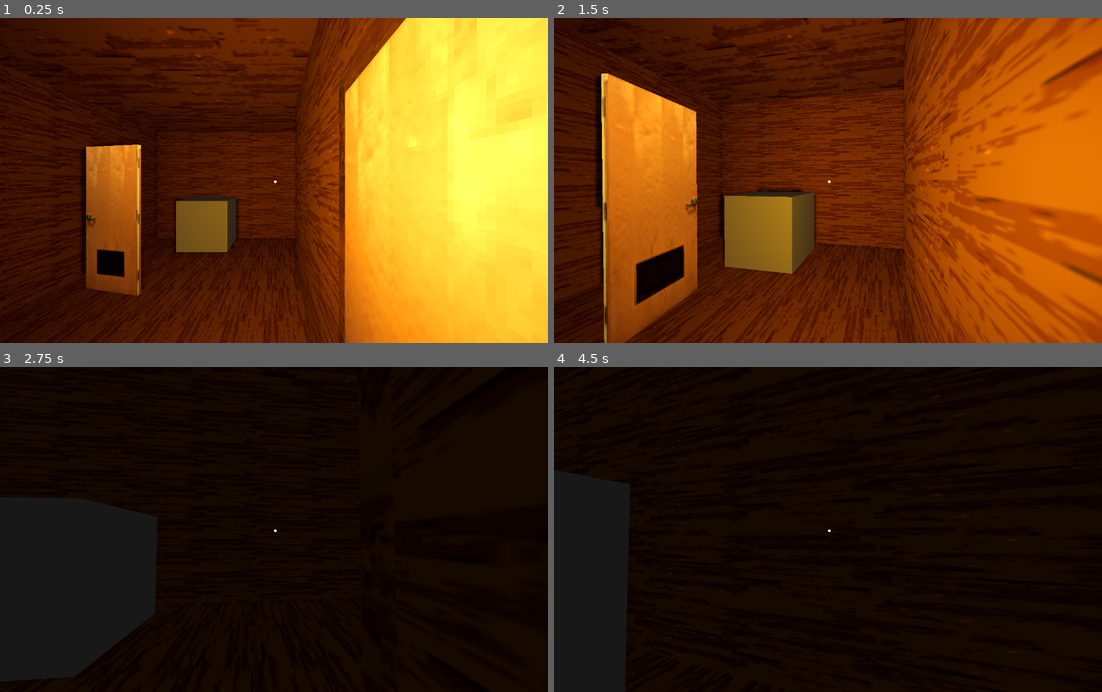
Above: before the commit, frames 1-4 (two rows, left to right).
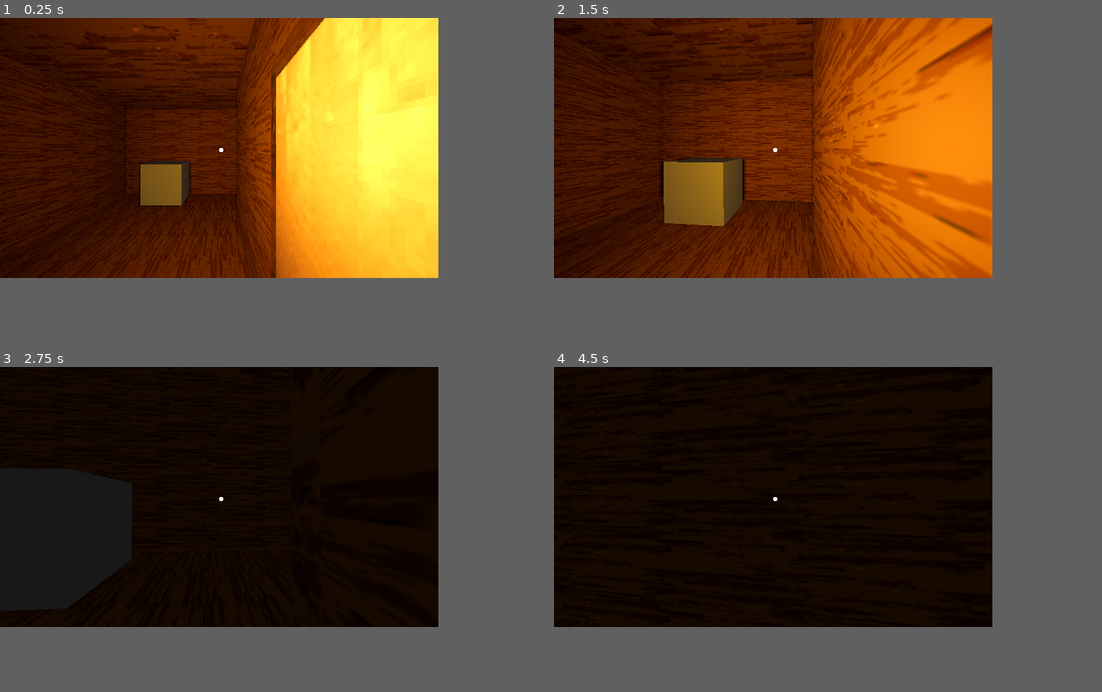
Above: after the commit, the same moments.

Repository: josecarlosn/lowpoly
Game: Godot game, scene res://Scenes/home_sweet_home/home_sweet_home.tscn
Two runs of this game, one before a commit and one after it. Both use one fixed random seed, a clock stepped at 60 frames per second and the inputs below.
Inputs (mouse positions are in pixels of both pictures, inside the frame that each line leads up to):
- Up to frame 1 (0.25 s): no input
- Up to frame 2 (1.5 s): tap Enter (ui_accept) at 0.5 s; move the mouse to (855, 180) at 0.52 s; hold W (ui_up) from 0.53 s (still down); tap E (use) at 0.6 s; click (855, 180) at 0.67 s; tap Space (jump) at 0.77 s; move the mouse to (800, 180) at 1.27 s; tap Ctrl (crouch) at 1.35 s; click (800, 180) at 1.42 s
- Up to frame 3 (2.75 s): keep holding W (ui_up); tap Space (jump) at 1.52 s; tap E (use) at 1.55, 2.3 s; move the mouse to (284, 523) at 2.02 s; tap F (lamp) at 2.1 s; click (284, 523) at 2.17 s
- Up to frame 4 (4.5 s): keep holding W (ui_up); move the mouse to (822, 536) at 2.77 s; click (822, 536) at 2.85 s; tap Space (jump) at 3.02, 3.77 s; tap E (use) at 3.05, 3.8 s; move the mouse to (866, 532) at 3.52 s; right-click (866, 532) at 3.6 s; click (866, 532) at 3.67 s; move the mouse to (784, 526) at 4.27 s; tap Shift (sprint) at 4.35 s; click (784, 526) at 4.42 s
In our replay, the window is 800x475 before the commit and 640x380 after it. These sizes can differ from the game's own. Grey fills any space a smaller window leaves; there, only what the larger window draws over its background counts as a difference.

The runs differ from the first frame. In frame 1, 54% of the frame differs, in the area x 0-100%, y 0-100%; in frame 2, 72%; in frame 3, less than 0.1%; in frame 4, less than 0.1%.

Commit message:
fix: door's collision and organization of layers and masks

Diff:
--- a/Entities/Player/character_body_3d.gd
+++ b/Entities/Player/character_body_3d.gd
@@ -1,7 +1,7 @@
 extends CharacterBody3D
 class_name Player
 
-const FORCA_EMPURRAO = 10.0
+const FORCA_EMPURRAO = 7.5
 
 @export_category("Player Settings")
 @export var SPRINT_SPEED := 4
@@ -111,8 +111,11 @@
 
 func play_step_sounds():
 	if floor_type_ray.is_colliding():
+		print("Chão")
 		var floor = floor_type_ray.get_collider()
+
 		if floor.is_in_group("wood_floor"):
+
 			wood_step.play()
 
 func handle_push():
--- a/Entities/Player/interaction/InteractableScripts/door_interaction_component.gd
+++ b/Entities/Player/interaction/InteractableScripts/door_interaction_component.gd
@@ -19,7 +19,7 @@
 @export var locked_door_sound: AudioStreamPlayer3D
 
 @export_category("Door Settings")
-@export var auto_close: bool = true
+@export var auto_close: bool = false
 ##Define quão rápido a porta volta para sua posição de origem
 @export var spring_stiffness: float = 1.0
 ##Controla a resistência e o balanço do movimento da porta.
@@ -28,6 +28,7 @@
 @export var rest_angle: float = 0.0  # em graus
 
 @export var FORCA_ABERTURA: float = 3.0
+var auto_close_distance: float = 0.6
 var can_interact: bool = true
 var is_interacting: bool = false
 var player_hand: Marker3D
@@ -38,6 +39,7 @@
 		if rigid_body_door:
 			rigid_body_door.freeze = true
 func _physics_process(_delta: float) -> void:
+
 	if auto_close:
 		_auto_close()
 
@@ -67,12 +69,22 @@
 		var rigid_body_door: RigidBody3D = door_ref as RigidBody3D
 		rigid_body_door.freeze = true
 		rigid_body_door.freeze_mode = RigidBody3D.FREEZE_MODE_STATIC
+
+
 func _auto_close():
 	var rigid_body_door: RigidBody3D = door_ref as RigidBody3D
-
 	if not rigid_body_door or rigid_body_door.freeze:
 		return
-	var angle = rigid_body_door.rotation.y
+
+	var player_pos = Global.player.global_transform.origin
+	var door_pos = rigid_body_door.global_transform.origin
+
+	var door_pos_flat = Vector2(door_pos.x, door_pos.z)
+	var player_pos_flat = Vector2(player_pos.x, player_pos.z)
+	if door_pos_flat.distance_to(player_pos_flat) < auto_close_distance:
+		return
+
+	var angle = rigid_body_door.global_rotation.y
 	var vel = rigid_body_door.angular_velocity.y
 	var target = deg_to_rad(rest_angle)
 	var torque = (-(angle - target) * spring_stiffness) - (vel * spring_damping)
--- a/Entities/Player/player.tscn
+++ b/Entities/Player/player.tscn
@@ -217,7 +217,8 @@
 
 [node name="Player" type="CharacterBody3D" unique_id=418249368 groups=["player"]]
 collision_layer = 2
-collision_mask = 2561
+collision_mask = 27
+floor_block_on_wall = false
 script = ExtResource("1_dqkch")
 CROUCH_ANIMATION_SPEED = 1.5
 
@@ -232,7 +233,7 @@
 unique_name_in_owner = true
 transform = Transform3D(-1, 0, -1.509958e-07, 0, 1, 0, 1.509958e-07, 0, -1, 0, 0, 0)
 target_position = Vector3(0, 0, 1.5)
-collision_mask = 2049
+collision_mask = 24
 
 [node name="Crosshair" type="Control" parent="head/Camera3D/interactRay" unique_id=740255568]
 layout_mode = 3
@@ -361,7 +362,7 @@
 bus = &"Steps"
 
 [node name="FloorTypeRay" type="RayCast3D" parent="." unique_id=2126515346]
-transform = Transform3D(1, 0, 0, 0, 1, 0, 0, 0, 1, 0, 1.100776, 0)
+transform = Transform3D(1, 0, 0, 0, 1, 0, 0, 0, 1, 0, 0.9, 0)
 
 [node name="InventoryController" parent="." unique_id=889977702 instance=ExtResource("19_0poeq")]
 
--- a/Entities/Player/player_move.gd
+++ b/Entities/Player/player_move.gd
@@ -51,4 +51,5 @@
 		var target := _last_direction * player.SPEED * _speed_factor
 		player.velocity.x = target.x
 		player.velocity.z = target.z
+		player.handle_push()
 		player.move_and_slide()
--- a/Scenes/home_sweet_home/home.tscn
+++ b/Scenes/home_sweet_home/home.tscn
@@ -409,7 +409,7 @@
 mesh = SubResource("ArrayMesh_be0yy")
 skeleton = NodePath("")
 
-[node name="Floor" type="MeshInstance3D" parent="." unique_id=281326350]
+[node name="Floor" type="MeshInstance3D" parent="." unique_id=281326350 groups=["wood_floor"]]
 transform = Transform3D(0, -0.39999998, 0, 0.07, 0, 0, 0, 0, 1.2312044, 0.09830928, 0.22648406, 3.0787773)
 material_override = SubResource("StandardMaterial3D_4cavm")
 mesh = SubResource("ArrayMesh_o78k0")
@@ -486,57 +486,17 @@
 [node name="CollisionShape3D" type="CollisionShape3D" parent="IndoorWall/StaticBody3D" unique_id=1469508842]
 shape = SubResource("ConcavePolygonShape3D_tcglw")
 
-[node name="RoomDoor2" type="RigidBody3D" parent="." unique_id=1386055150]
-transform = Transform3D(-1, 0, 8.742278e-08, 0, 1, 0, -8.742278e-08, 0, -1, -2.615573, 1.32148, 1.6335676)
-rotation_edit_mode = 2
-collision_layer = 2048
-collision_mask = 514
-contact_monitor = true
-max_contacts_reported = 1
-angular_damp = 10.14
-
-[node name="InteractionComponent" parent="RoomDoor2" unique_id=881712920 node_paths=PackedStringArray("door_ref") instance=ExtResource("3_5a8rm")]
-door_ref = NodePath("..")
-hover_label = "passei o mouse"
-unlocked_label = "abrindo"
-locked_door_label = "locked"
-rest_angle = -90.0
-
-[node name="Door" type="MeshInstance3D" parent="RoomDoor2" unique_id=449788116]
-transform = Transform3D(0.8975928, 0, 5.5879354e-09, 0, 0.92336863, 0, -5.015689e-09, 0, 1.0000007, -0.24635339, 0.015917778, 0.23157755)
-mesh = SubResource("ArrayMesh_0tye3")
-skeleton = NodePath("../../RoomDoor2")
-
-[node name="CollisionShape3D" type="CollisionShape3D" parent="RoomDoor2" unique_id=1385132853]
-transform = Transform3D(1, 0, 5.5879354e-09, 0, 1, 0, -5.5879354e-09, 0, 1, 0.15745592, -0.032530665, 0.20614737)
-shape = SubResource("BoxShape3D_0d0ft")
-debug_color = Color(0.93065643, 0.033490337, 0.64016426, 1)
-
-[node name="AudioStreamPlayer3D" type="AudioStreamPlayer3D" parent="RoomDoor2" unique_id=569245811]
-stream = SubResource("AudioStreamRandomizer_0d0ft")
-volume_db = 17.778
-panning_strength = 2.0
-bus = &"Steps"
-
-[node name="HingeJoint3D" type="HingeJoint3D" parent="RoomDoor2" unique_id=1969735551]
-transform = Transform3D(1, -4.3711385e-08, -1.9106853e-15, 0, -4.371139e-08, 1, -4.3711385e-08, -1, -4.371139e-08, -0.27981424, 0, 0.16182983)
-node_a = NodePath("../../RoomDoor2")
-angular_limit/enable = true
-angular_limit/upper = 2.0943952
-angular_limit/lower = -1.3962634
-
 [node name="RoomDoor" type="RigidBody3D" parent="." unique_id=1665906376]
 transform = Transform3D(-4.371139e-08, 0, -1, 0, 1, 0, 1, 0, -4.371139e-08, -0.080697656, 1.3082932, 3.2694252)
 rotation_edit_mode = 2
-collision_layer = 2048
-collision_mask = 514
+collision_layer = 16
+collision_mask = 6
 contact_monitor = true
-max_contacts_reported = 1
+max_contacts_reported = 2
 angular_damp = 10.14
 
 [node name="InteractionComponent" parent="RoomDoor" unique_id=241331543 node_paths=PackedStringArray("door_ref") instance=ExtResource("3_5a8rm")]
 door_ref = NodePath("..")
-is_locked = true
 hover_label = "porta 2"
 unlocked_label = "abrindo porta 2"
 locked_door_label = "locked 2"
--- a/Scenes/home_sweet_home/home_sweet_home.tscn
+++ b/Scenes/home_sweet_home/home_sweet_home.tscn
@@ -224,7 +224,6 @@
 transform = Transform3D(1, 0, 0, 0, 1, 0, 0, 0, 1, -15.681278, 1.1680648, 1.1125809)
 collision_layer = 2048
 collision_mask = 2049
-continuous_cd = true
 
 [node name="CollisionShape3D" type="CollisionShape3D" parent="RigidBody3D2" unique_id=1888526968]
 shape = SubResource("BoxShape3D_p4gms")
--- a/default_bus_layout.tres
+++ b/default_bus_layout.tres
@@ -23,7 +23,7 @@
 bus/1/solo = false
 bus/1/mute = false
 bus/1/bypass_fx = false
-bus/1/volume_db = 6.0199986
+bus/1/volume_db = -8.009033
 bus/1/send = &"Master"
 bus/1/effect/0/effect = SubResource("AudioEffectReverb_j3pel")
 bus/1/effect/0/enabled = true
--- a/project.godot
+++ b/project.godot
@@ -29,9 +29,8 @@
 
 [display]
 
-window/size/viewport_width=1280
-window/size/viewport_height=760
-window/size/mode=3
+window/size/viewport_width=640
+window/size/viewport_height=380
 window/size/initial_position_type=3
 window/size/resizable=false
 window/size/borderless=true
@@ -138,6 +137,14 @@
 
 sensors/enable_gravity=true
 
+[layer_names]
+
+3d_physics/layer_1="wolrd"
+3d_physics/layer_2="player"
+3d_physics/layer_3="ray_cast"
+3d_physics/layer_4="interactables"
+3d_physics/layer_5="doors"
+
 [rendering]
 
 textures/canvas_textures/default_texture_filter=0
